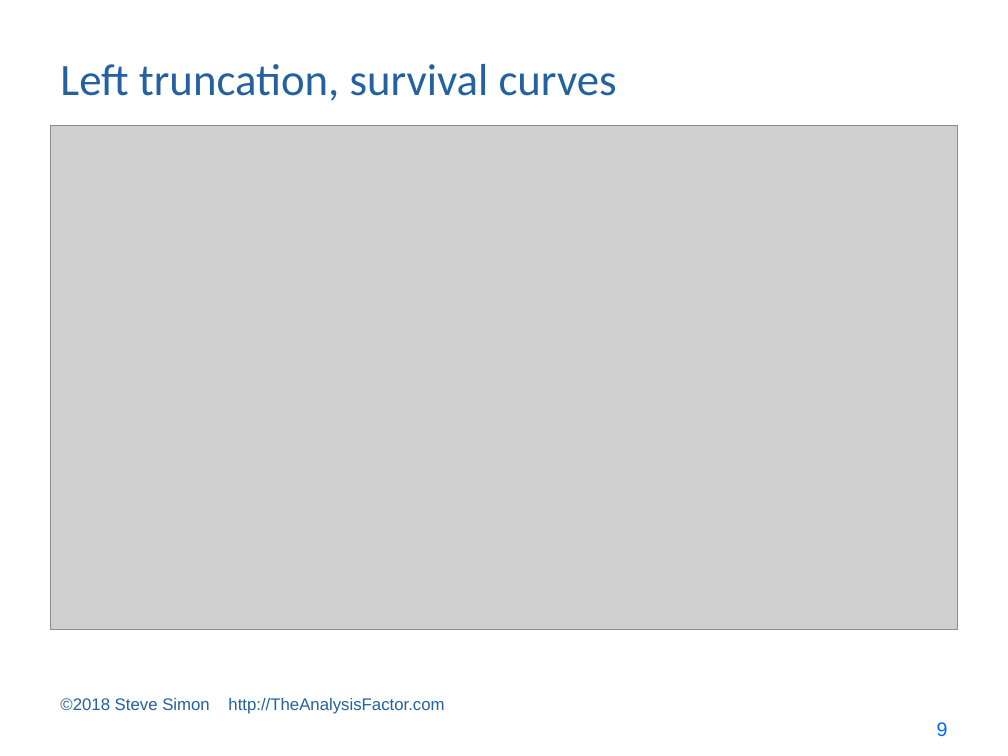
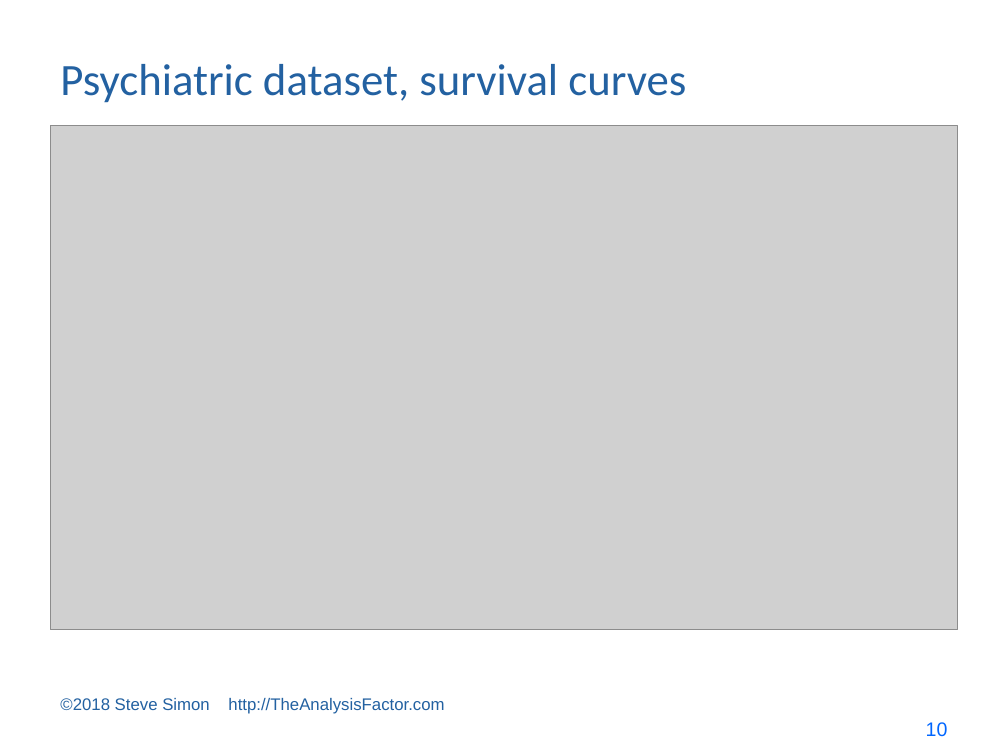
Before and after one commit to pmean/survival-models, a slide deck: slide 10 of bin/survival lecture 7.pptx (slide 9 before the commit). Drawn at 1008x756 pixels with LibreOffice and Linux fonts; fonts in the diff are those of the drawing; grey boxes stand for pictures. Boxes give left, top, right and bottom in pixels: in the first picture for what was removed or moved away, otherwise in the second. Text is boxed around its words. In the diff, an @@ line names an element or a change of style, - is before the commit and + after.

```diff
--- a/bin/survival lecture 7.pptx
+++ b/bin/survival lecture 7.pptx
@@ title at (x1=60, y1=64, x2=686, y2=103): text changed @@
-Left truncation, survival curves
+Psychiatric dataset, survival curves
@@ page number at (x1=926, y1=722, x2=948, y2=737): text changed @@
-9
+10
```
Also in this commit, not shown: 14 other slides changed, 1 slide added, 3 other files.
